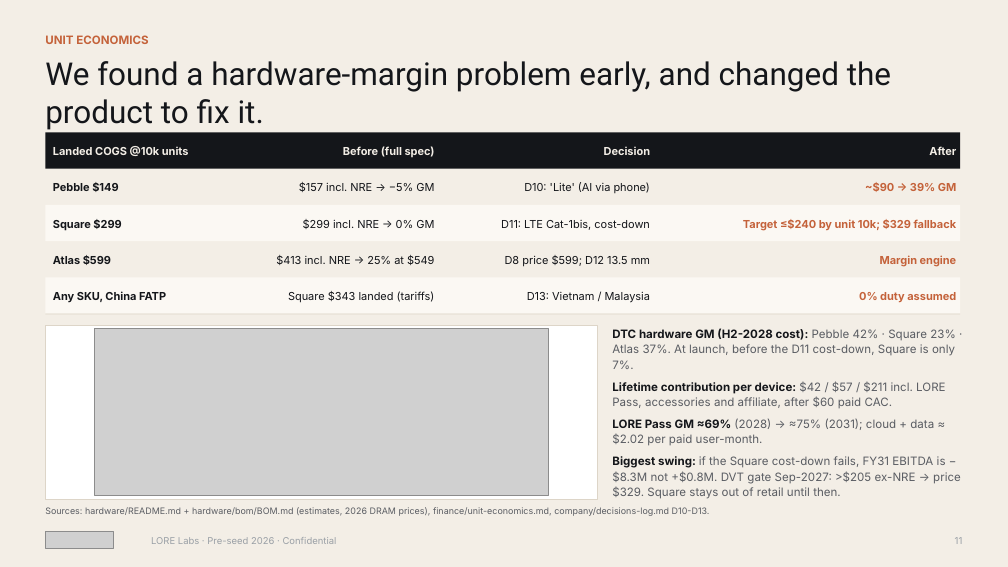
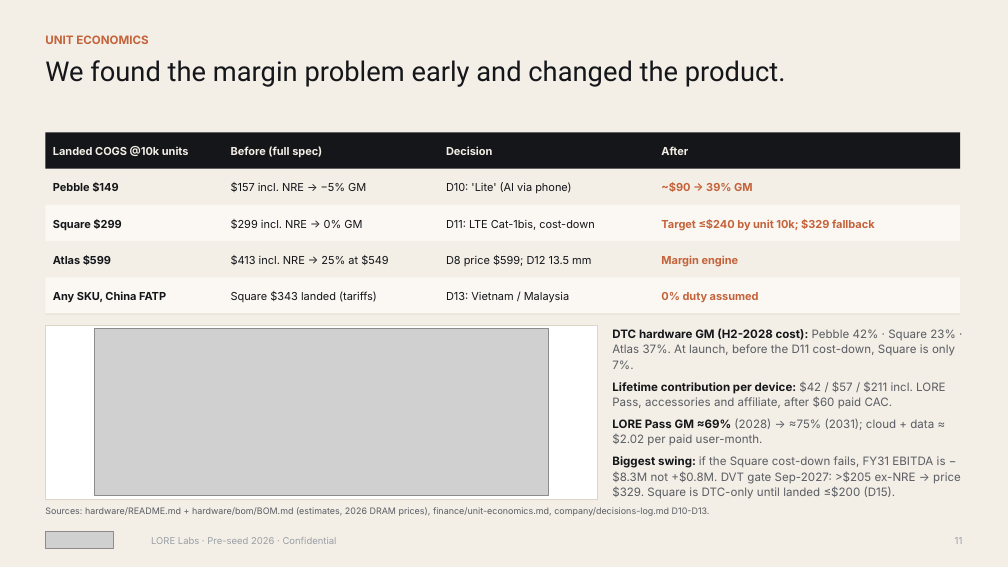
Before and after one commit to nimb-ou/hello-world, a slide deck: slide 11 of investor/LORE_Pitch_Deck.pptx. Drawn at 1008x567 pixels with LibreOffice and Linux fonts; fonts in the diff are those of the drawing; grey boxes stand for pictures. Boxes give left, top, right and bottom in pixels: in the first picture for what was removed or moved away, otherwise in the second. Text is boxed around its words. In the diff, an @@ line names an element or a change of style, - is before the commit and + after.

```diff
--- a/investor/LORE_Pitch_Deck.pptx
+++ b/investor/LORE_Pitch_Deck.pptx
@@ text at (45,60,786,87): text changed; size 30 to 26 pt @@
-We found a hardware-margin problem early, and changed the product to fix it.
+We found the margin problem early and changed the product.
@@ alignment right to left in 15 elements at (231,146,322,158), (446,146,492,155), (661,146,688,155), (231,182,366,192), (446,182,571,194), (661,182,752,192), (231,219,362,229), (446,220,595,230), (661,219,875,230), (231,255,388,265), (446,255,591,266), (661,255,739,267), (231,291,377,302), (446,292,569,302), (661,292,759,302) @@
@@ text at (612,456,961,499): text changed @@
-Biggest swing: if the Square cost-down fails, FY31 EBITDA is −$8.3M not +$0.8M. DVT gate Sep-2027: >$205 ex-NRE → price $329. Square stays out of retail until then.
+Biggest swing: if the Square cost-down fails, FY31 EBITDA is −$8.3M not +$0.8M. DVT gate Sep-2027: >$205 ex-NRE → price $329. Square is DTC-only until landed ≤$200 (D15).
```
Also in this commit, not shown: 15 other slides changed, 58 other files.
